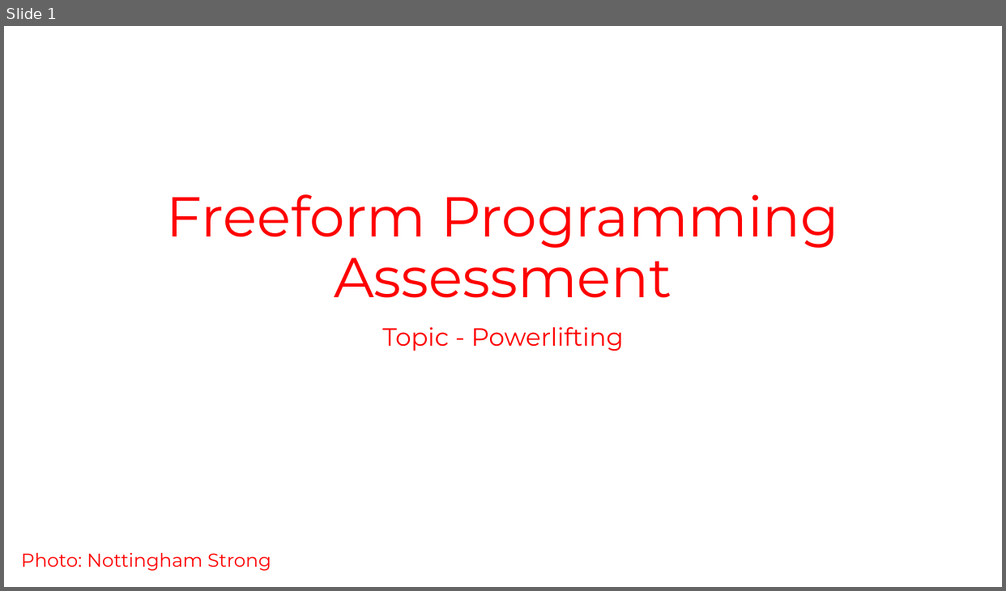
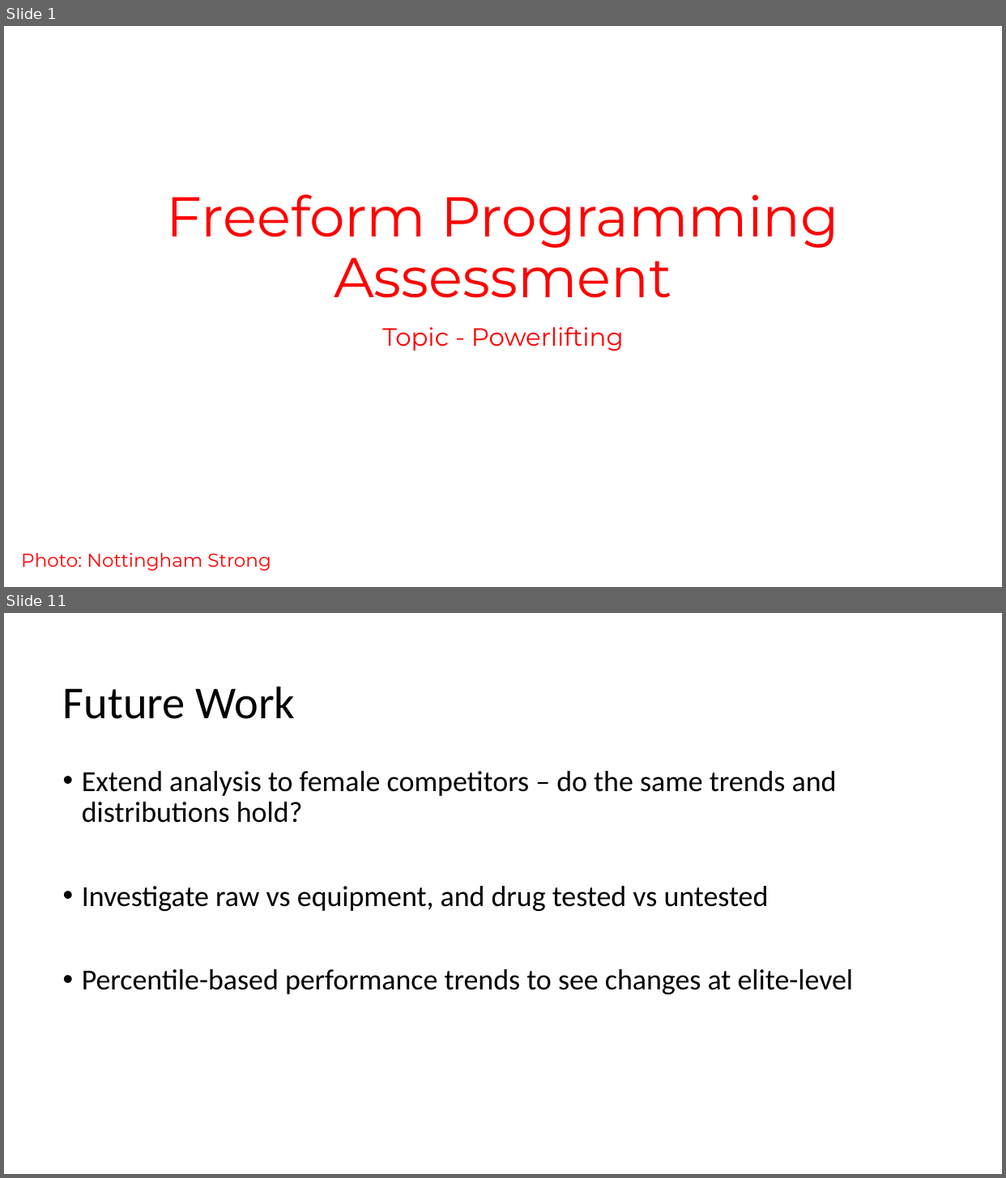
Before and after one commit to LillWawrence/freeform_programming_assessment_new, a slide deck: freeform_presentation.pptx. Shown one above the other, each under a label of ours: slide 1 before the commit, slides 1 and 11 after it; the slides between them are not shown. The pictures are 1006x591 and 1006x1178 pixels, drawn with LibreOffice and Linux fonts; fonts in the diff are those of the drawing; background and template pictures are left out. Boxes give left, top, right and bottom in pixels: in the first picture for what was removed or moved away, otherwise in the second. Text is boxed around its words. In the diff, an @@ line names an element or a change of style, - is before the commit and + after.

```diff
--- a/freeform_presentation.pptx
+++ b/freeform_presentation.pptx
@@ slide 11 added at box(4, 613, 1002, 1174), background #FFFFFF @@
@@ text added at box(63, 686, 296, 719), 44 pt, text #000000 @@
+Future Work
@@ text added at box(82, 771, 854, 995), 28 pt, text #000000 @@
+• Extend analysis to female competitors – do the same trends and distributions hold?
+• Investigate raw vs equipment, and drug tested vs untested
+• Percentile-based performance trends to see changes at elite-level
```
Also in this commit, not shown: 4 slides changed, 5 other slides added, 2 other files.
